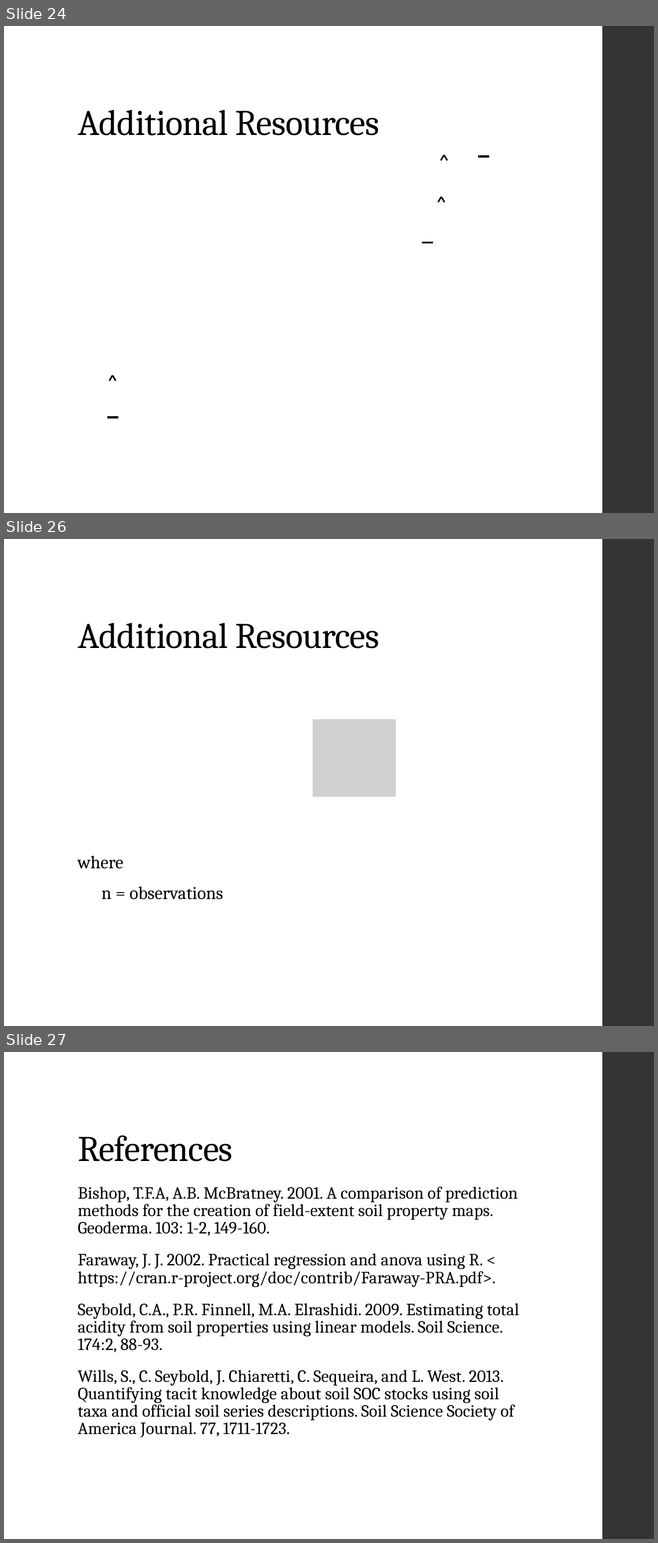
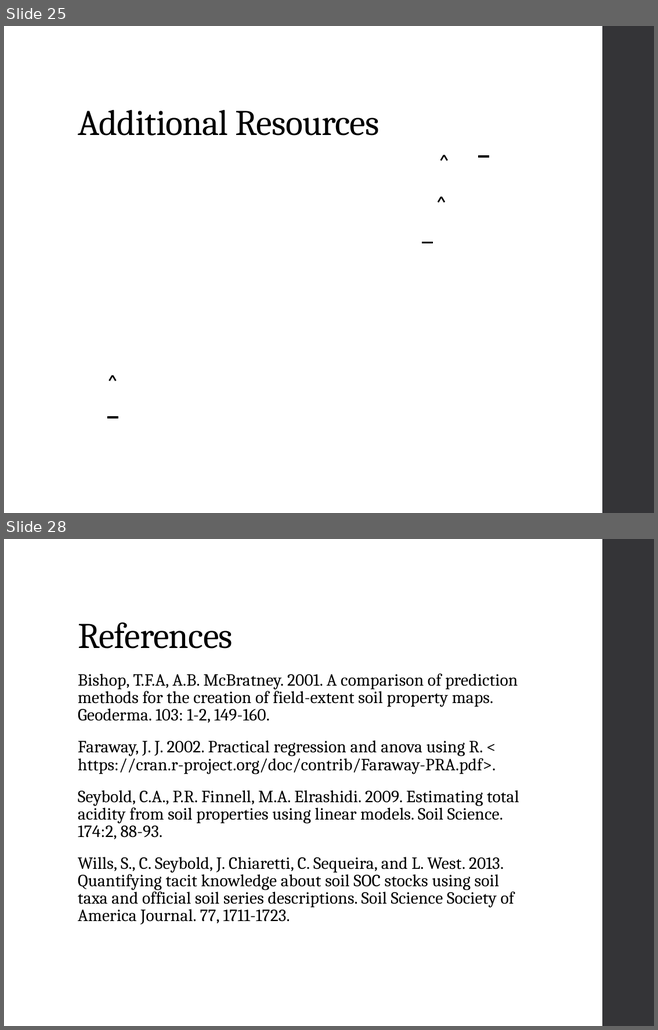
Before and after one commit to ncss-tech/stats_for_soil_survey, a slide deck: presentations/linear_regression/Linear_regression.pptx. Shown one above the other, each under a label of ours: slides 24, 26 and 27 before the commit, slides 25 and 28 after it; the slides between them are not shown. The pictures are 658x1543 and 658x1030 pixels, drawn with LibreOffice and Linux fonts; fonts in the diff are those of the drawing; grey boxes stand for pictures. Boxes give left, top, right and bottom in pixels: in the first picture for what was removed or moved away, otherwise in the second. Text is boxed around its words. In the diff, an @@ line names an element or a change of style, - is before the commit and + after.

```diff
--- a/presentations/linear_regression/Linear_regression.pptx
+++ b/presentations/linear_regression/Linear_regression.pptx
@@ slide 26 removed at [4,539,654,1026], background #FFFFFF; not listed: 1 template element that a slide beside it also shows @@
@@ title removed at [78,623,379,649] @@
-Additional Resources
@@ picture removed at [313,719,396,797] @@
@@ text removed at [78,856,223,900] @@
-where
-n = observations
@@ what was slide 24 is now slide 25 @@
@@ what was slide 27 is now slide 28 @@
```
Also in this commit, not shown: 2 slides changed, 2 slides added.
